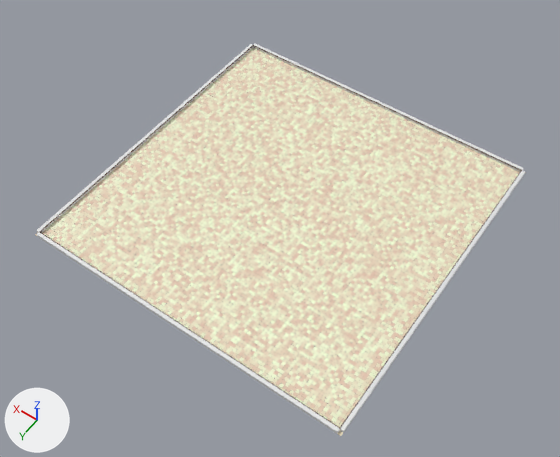
The Blender file MyMailVillageRethinked/ressources/meshes/Room.blend, before and after one commit.
Both versions are drawn from a 50 mm camera at (-161.0, 234.0, 339.0) aimed at (-6.0, 16.0, -3.0). The lights are fixed; the arrows at lower left show +X, +Y and +Z.

Names of what the first picture shows: 'Barrier', 'Barrier.001', 'Barrier.002', 'Barrier.003', 'Ground', 'Wall', 'Wall.001', 'Wall.002', 'Wall.003'.
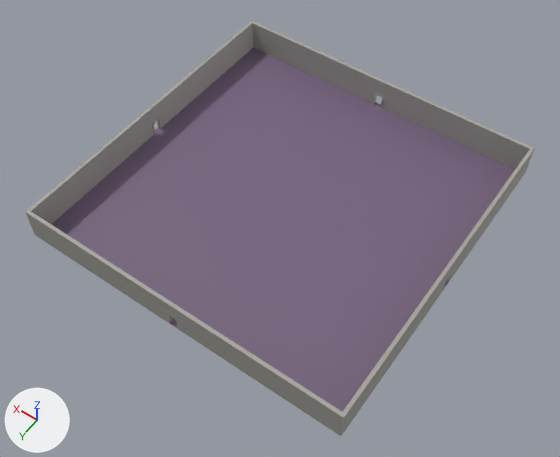
What the commit changed:
Material 'RoomFloor' (mat_roomfloor) is new.
Its base color is (0.178, 0.123, 0.208) (purple #75627e).
Material 'RoomWalls' (mat_roomwalls) is new.
Its base color is (0.393, 0.381, 0.346) (grey #a8a69f).
me_plane_001 has 4 vertices, 1 face and spans x -1.0..1.0, y -1.0..1.0, z 0.0.
me_plane_001 no longer uses material mat_tp_carelage.
me_plane_001 now uses material mat_roomfloor (purple #75627e).
Mesh me_cube_009_1 is new.
It has 216 vertices, 132 faces and spans x -1.0..1.0, y -199.0..1.0, z -1.0..1.0.
It uses material mat_roomwalls (grey #a8a69f).
Object 'Wall.003' (ob_wall_003) is deleted.
Object 'Wall.002' (ob_wall_002) is deleted.
Object 'Wall.001' (ob_wall_001) is deleted.
Object 'Wall' (ob_wall) is deleted.
Object 'Barrier' (ob_barrier) is deleted.
Object 'Barrier.001' (ob_barrier_001) is deleted.
Object 'Barrier.002' (ob_barrier_002) is deleted.
Object 'Barrier.003' (ob_barrier_003) is deleted.
Object 'Walls' (ob_walls) is new; it shows me_cube_009_1.
Its location is (0.0, -99.0, 10.0).
Its rotation in degrees is (0, 0, 180).
Its scale is (98.0, 1.0, 10.0).

Changed parts and their boxes (x1, y1, x2, y2) in the pictures (560 x 457 px):
'Ground', recoloured: (35, 48, 526, 436) in both
'Walls', added: after (26, 21, 535, 436)
'Wall.003', deleted: before (36, 232, 340, 434)
'Wall.001', deleted: before (340, 170, 525, 433)
'Wall.002', deleted: before (253, 44, 523, 172)
'Wall', deleted: before (37, 44, 253, 233)
'Barrier.002', deleted: before (253, 45, 521, 171)
'Barrier.003', deleted: before (39, 231, 340, 428)
'Barrier', deleted: before (40, 45, 253, 232)
'Barrier.001', deleted: before (340, 170, 522, 428)
